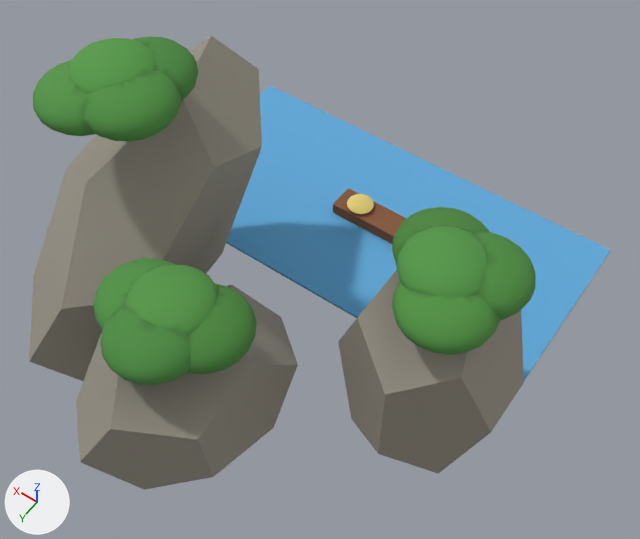
One commit to the glTF model models/world/lm-trangan.glb: the scene before it, then after it.
Rendered twice from a camera (50 mm lens) standing at (-10.0, 14.0, 22.6) and looking at (-1.0, 1.5, 3.0). Arrows for +X, +Y and +Z are at lower left; the lights stay in place. The picture after the commit comes second. Vertices at exactly the same position are counted once.
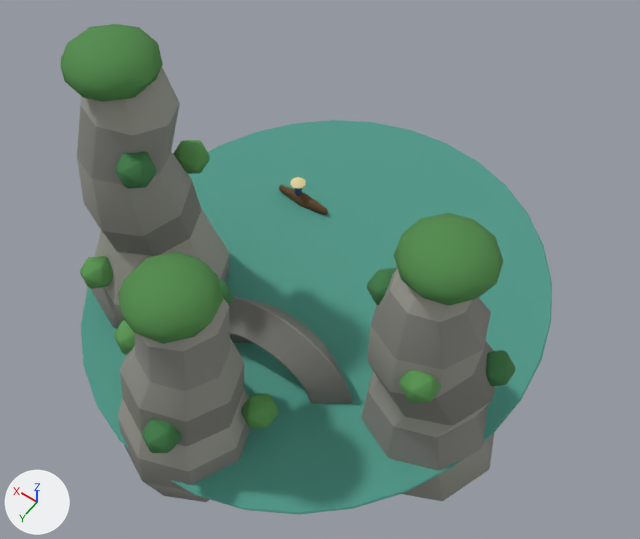
Diff of the bpy script that builds the scene:
```diff
--- a/models/world/lm-trangan.glb.py
+++ b/models/world/lm-trangan.glb.py
@@ me_mesh_0 @@
 # used by ob_mesh_0; location = (-7.34, 9.52, -1.59); scale = (0.000978, 0.000978, 0.000978)
-me_mesh_0.from_pydata(...)  # 2761 vertices, 5450 faces; spans x 0.0..14658.0, y -16383.0..0.0, z 0.0..10958.0
+me_mesh_0.from_pydata(...)  # 1671 vertices, 3250 faces; spans x 0.0..14809.0, y -16383.0..0.0, z 0.0..11718.0
+# me_mesh_0 part 1: a new loose piece, an icosphere of 80 faces spanning x 1142.0..3664.0, y -7556.0..-5034.0, z 8297.0..9684.0, in mat_places
+# me_mesh_0 part 2: a new loose piece, an icosphere of 80 faces spanning x 10294.0..12816.0, y -6539.0..-4018.0, z 10331.0..11718.0, in mat_places
+# me_mesh_0 part 3: a new loose piece, an icosphere of 80 faces spanning x 6226.0..8748.0, y -3489.0..-967.0, z 7280.0..8667.0, in mat_places
+# me_mesh_0 part 4: the loose piece of 20 vertices spanning x 0.0..4776.0, y -10080.0..-5304.0, z 0.0..8358.0 is rebuilt with 150 vertices and now spans x 0.0..4436.0, y -8662.0..-4267.0, z 133.0..9408.0
+# me_mesh_0 part 5: the loose piece of 20 vertices spanning x 5329.0..9672.0, y -7204.0..0.0, z 968.0..6368.0 is rebuilt with 146 vertices and now spans x 5653.0..9645.0, y -3985.0..0.0, z 0.0..8329.0
+# me_mesh_0 part 6: the loose piece of 8 vertices spanning x 343.0..14658.0, y -16383.0..-9226.0, z 1674.0..1776.0 is rebuilt with 128 vertices and now spans x 166.0..14809.0, y -16383.0..-275.0, z 1821.0..1923.0
+# me_mesh_0 part 7: 14 loose pieces with 2693 vertices, spanning x 397.0..13213.0, y -13264.0..-1492.0, z 1827.0..10958.0, are deleted
+# me_mesh_0 part 8: 20 vertices removed from x 9532.0..13648.0, y -11605.0..-1734.0, z 1653.0..8750.0; 1010 vertices added at x 356.0..13995.0, y -8364.0..-90.0, z 213.0..11172.0
+# me_mesh_0 part 9: 111 vertices added at x 9007.0..11051.0, y -11142.0..-10601.0, z 1692.0..3001.0
 me_mesh_0.materials.append(mat_places)
@@ ob_mesh_0 @@
 ob_mesh_0 = bpy.data.objects.new('Mesh_0', me_mesh_0)
-ob_mesh_0.location = (-7.34, 9.52, -1.59)
-ob_mesh_0.scale = (0.000978, 0.000978, 0.000978)
+ob_mesh_0.location = (-7.36, 8.19, -1.94)
+ob_mesh_0.scale = (0.000983, 0.000983, 0.000983)
```

Pixel boxes (x1, y1, x2, y2) of what changed, in the pictures (640 x 539 px):
'Mesh_0', reshaped, moved, rescaled (15% narrower, 8% taller)
    before: (29, 36, 610, 490)
    after: (61, 24, 552, 515)
part 1 of me_mesh_0, added (green)
    after: (394, 213, 503, 306)
part 2 of me_mesh_0, added (green)
    after: (61, 24, 163, 102)
part 3 of me_mesh_0, added (green)
    after: (118, 252, 223, 344)
part 4 of me_mesh_0, rebuilt
    before: (338, 270, 524, 474)
    after: (361, 268, 495, 501)
part 5 of me_mesh_0, rebuilt
    before: (76, 285, 298, 490)
    after: (118, 298, 250, 502)
part 6 of me_mesh_0, rebuilt
    before: (226, 86, 610, 381)
    after: (81, 120, 552, 515)
part 7 of me_mesh_0, deleted (green)
    before: (33, 36, 535, 385)
part 8 of me_mesh_0, cut back
    before: (29, 36, 262, 381)
    after: (77, 67, 515, 453)
part 9 of me_mesh_0, added (brown)
    after: (279, 177, 328, 215)
